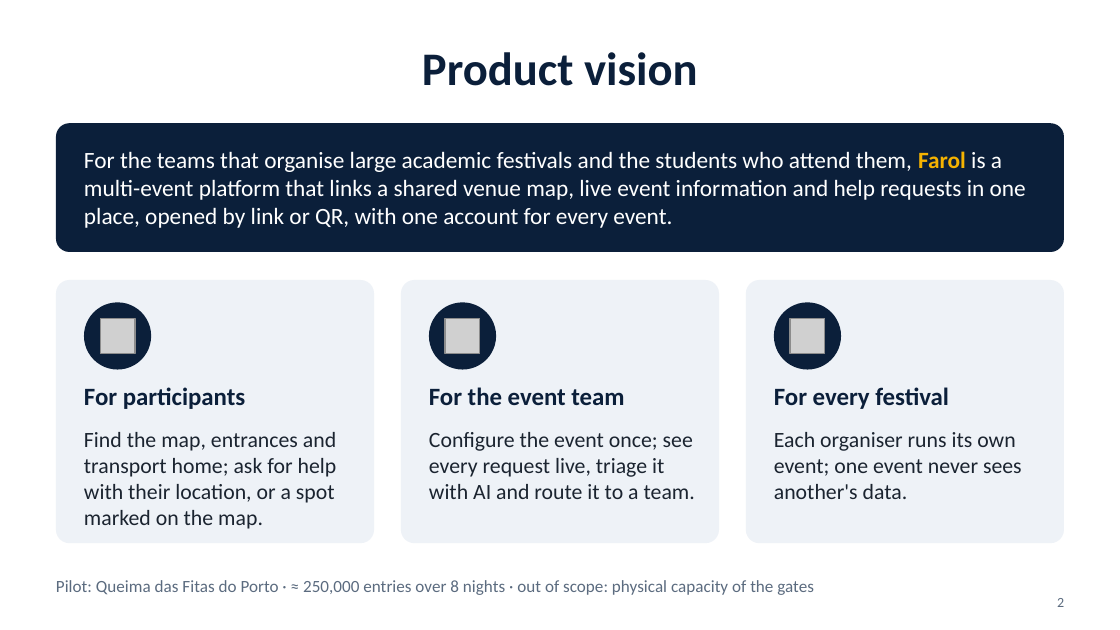
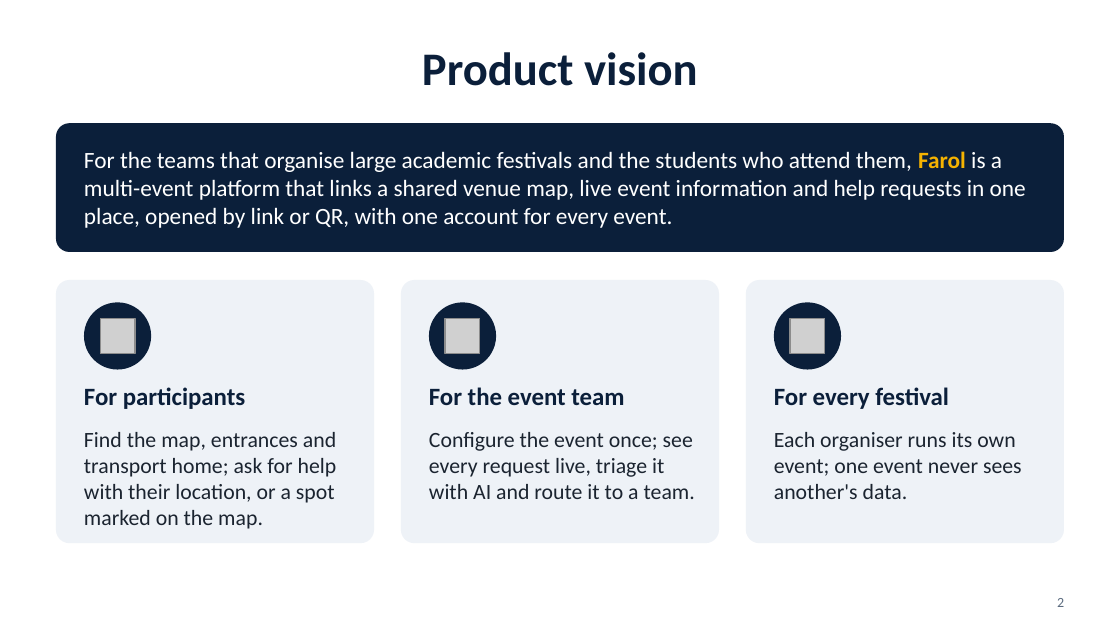
Before and after one commit to tomasoliveira21/LABDSOF, a slide deck: slide 2 of Docs/Presentation/Farol_Sprint_A_TTP_Presentation.pptx. Drawn at 1120x630 pixels with LibreOffice and Linux fonts; fonts in the diff are those of the drawing; grey boxes stand for pictures. Boxes give left, top, right and bottom in pixels: in the first picture for what was removed or moved away, otherwise in the second. Text is boxed around its words. In the diff, an @@ line names an element or a change of style, - is before the commit and + after.

```diff
--- a/Docs/Presentation/Farol_Sprint_A_TTP_Presentation.pptx
+++ b/Docs/Presentation/Farol_Sprint_A_TTP_Presentation.pptx
@@ text removed at (56, 580, 814, 595) @@
-Pilot: Queima das Fitas do Porto · ≈ 250,000 entries over 8 nights · out of scope: physical capacity of the gates
```
Also in this commit, not shown: 6 other slides changed, 2 other files.
